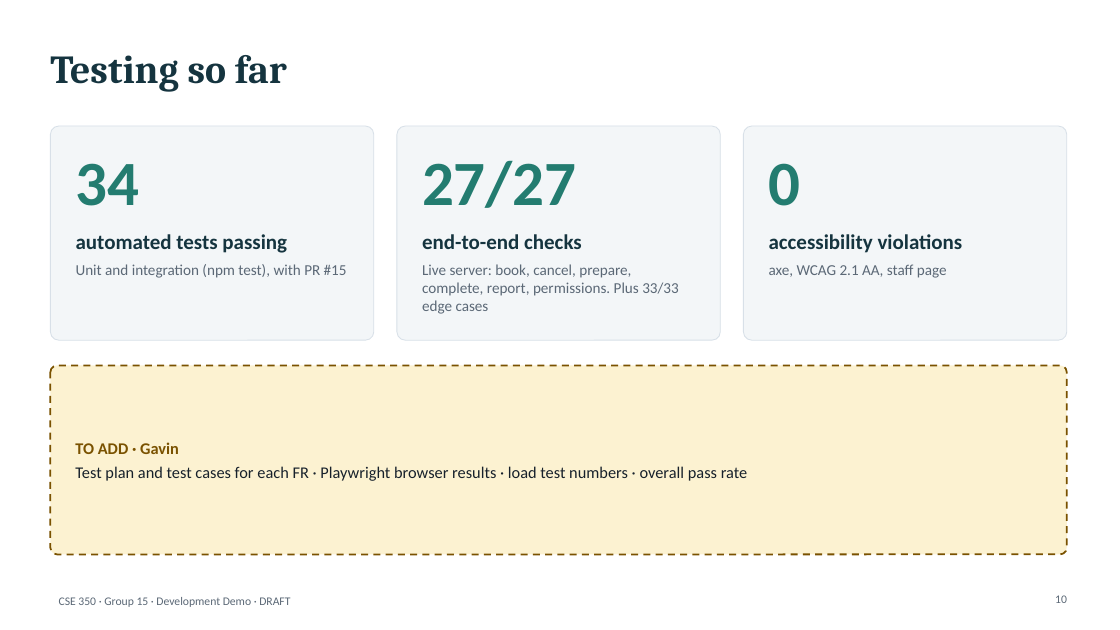
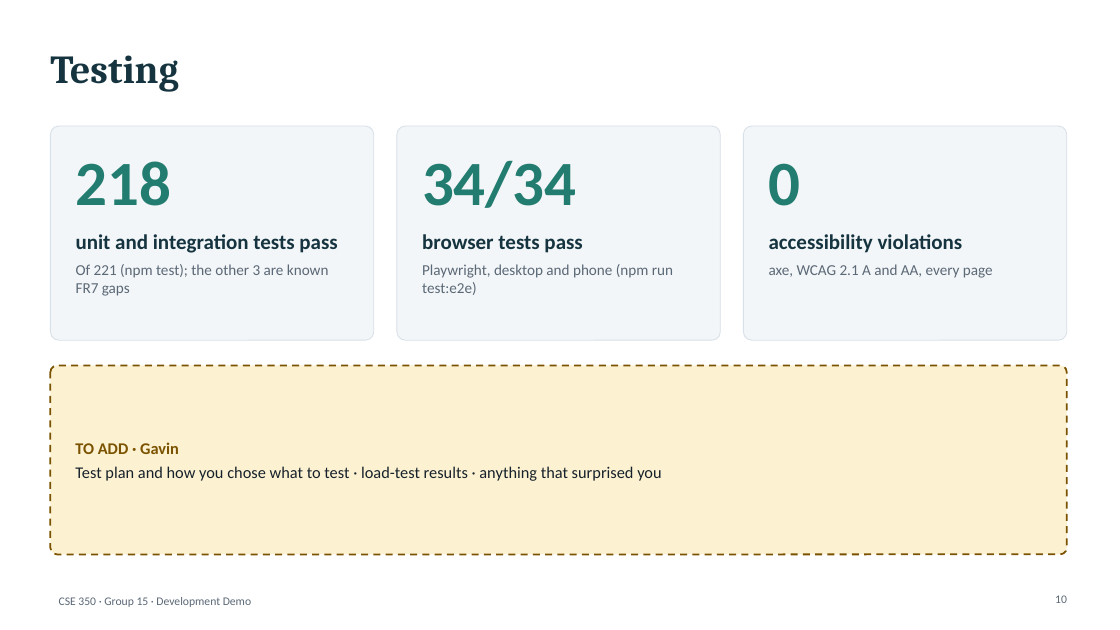
Before and after one commit to a0merr/University-Food-Pantry-CSE-350-, a slide deck: slide 10 of docs/presentation/CSE350_Demo_Deck_DRAFT.pptx. Drawn at 1120x630 pixels with LibreOffice and Linux fonts; fonts in the diff are those of the drawing. Boxes give left, top, right and bottom in pixels: in the first picture for what was removed or moved away, otherwise in the second. Text is boxed around its words. In the diff, an @@ line names an element or a change of style, - is before the commit and + after.

```diff
--- a/docs/presentation/CSE350_Demo_Deck_DRAFT.pptx
+++ b/docs/presentation/CSE350_Demo_Deck_DRAFT.pptx
@@ title at (50, 55, 178, 92): text changed @@
-Testing so far
+Testing
@@ text at (76, 161, 172, 206): text changed @@
-34
+218
@@ text at (422, 160, 577, 208): text changed @@
-27/27
+34/34
@@ text at (76, 234, 337, 253): text changed @@
-automated tests passing
+unit and integration tests pass
@@ text at (422, 234, 582, 253): text changed @@
-end-to-end checks
+browser tests pass
@@ text at (76, 264, 329, 296): text changed @@
-Unit and integration (npm test), with PR #15
+Of 221 (npm test); the other 3 are known FR7 gaps
@@ text at (422, 264, 673, 295): text changed @@
-Live server: book, cancel, prepare, complete, report, permissions. Plus 33/33 edge cases
+Playwright, desktop and phone (npm run test:e2e)
@@ text at (769, 264, 993, 278): text changed @@
-axe, WCAG 2.1 AA, staff page
+axe, WCAG 2.1 A and AA, every page
@@ text at (75, 466, 661, 481): text changed @@
-Test plan and test cases for each FR · Playwright browser results · load test numbers · overall pass rate
+Test plan and how you chose what to test · load-test results · anything that surprised you
@@ text at (59, 597, 251, 607): text changed @@
-CSE 350 · Group 15 · Development Demo · DRAFT
+CSE 350 · Group 15 · Development Demo
```
Also in this commit, not shown: 11 other slides changed, 6 other files.
